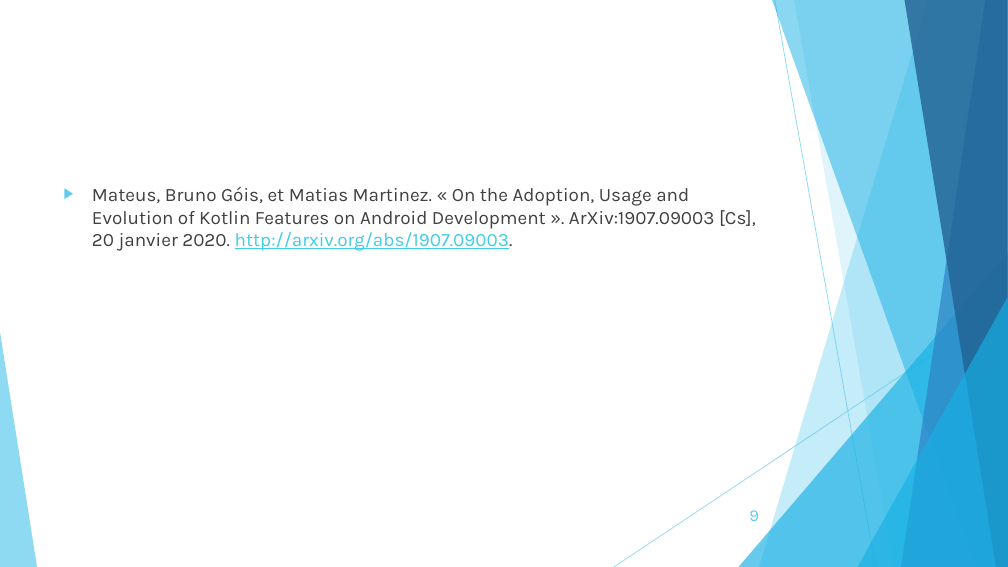
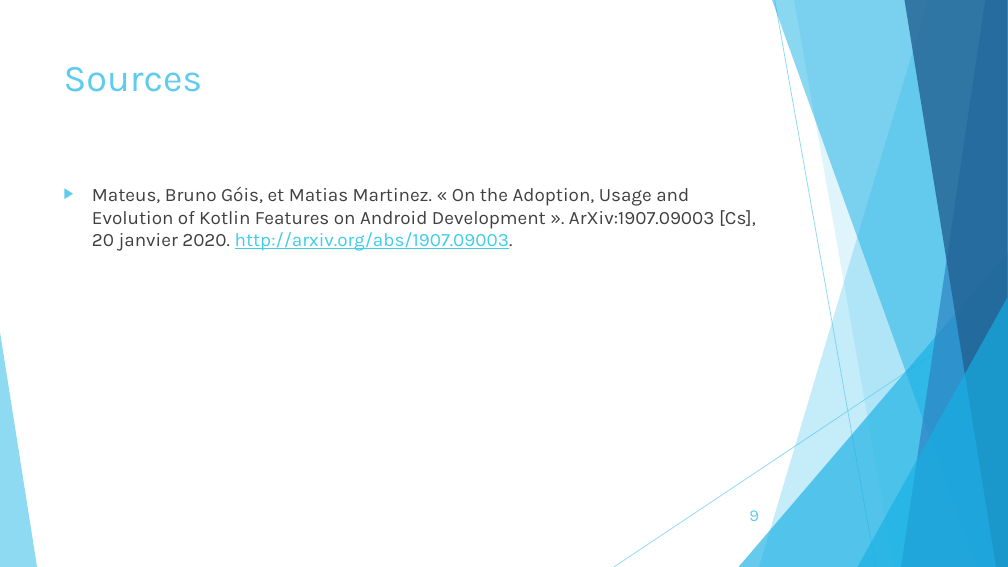
Before and after one commit to staufga0/Pattern-extraction-swift, a slide deck: slide 9 of presentation/Pattern Extraction2.pptx. Drawn at 1008x567 pixels with LibreOffice and Linux fonts; fonts in the diff are those of the drawing. Boxes give left, top, right and bottom in pixels: in the first picture for what was removed or moved away, otherwise in the second. Text is boxed around its words. In the diff, an @@ line names an element or a change of style, - is before the commit and + after.

Commit message:
Fixed missing title in the last slide

```diff
--- a/presentation/Pattern Extraction2.pptx
+++ b/presentation/Pattern Extraction2.pptx
@@ title added at (64,67,203,92), 36 pt, text #5FCBEF @@
+Sources
```
